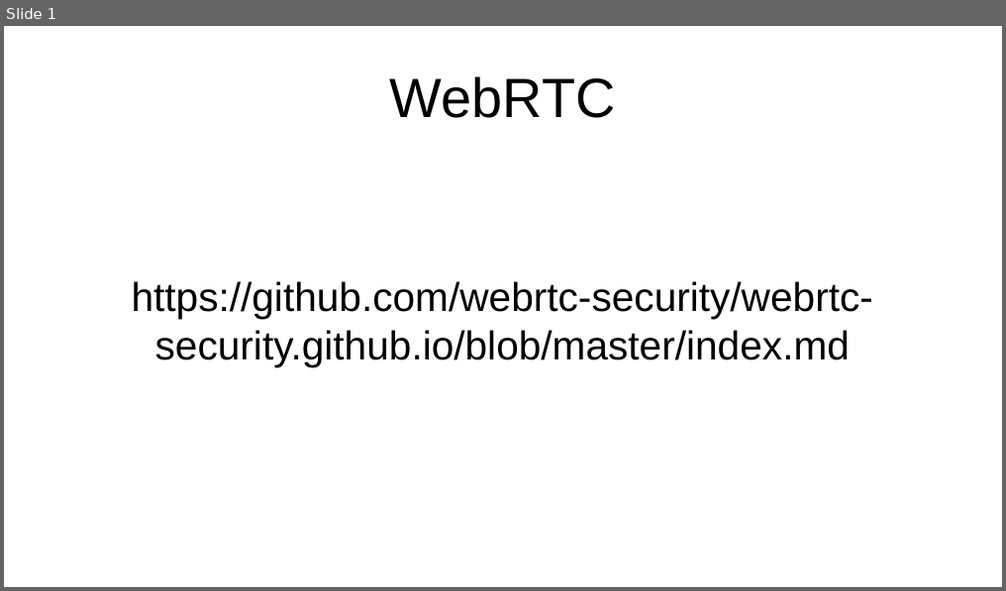
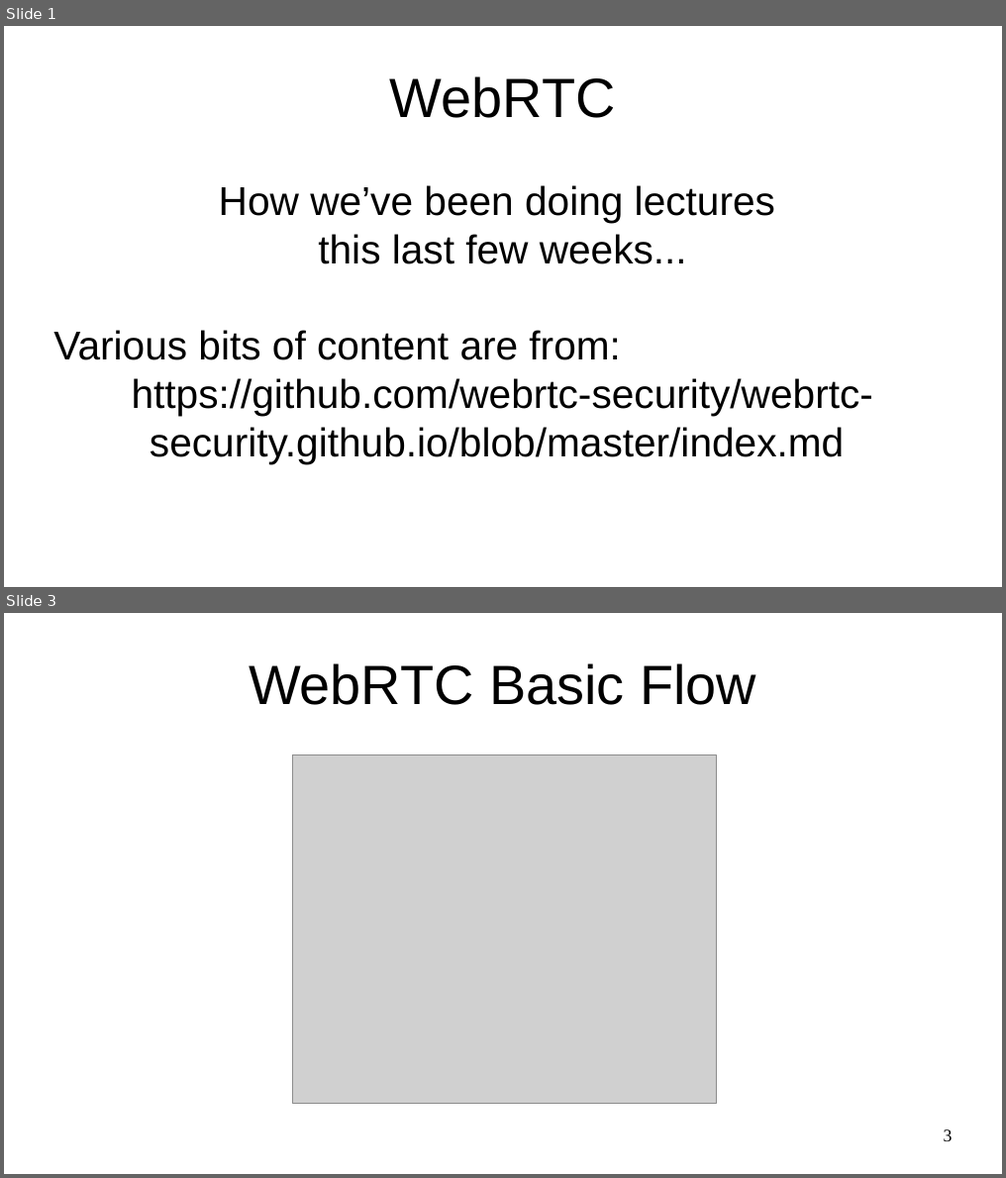
Before and after one commit to sftcd/cs7053, a slide deck: 2016lectures/12-webrtc.odp. Shown one above the other, each under a label of ours: slide 1 before the commit, slides 1 and 3 after it; the slides between them are not shown. The pictures are 1006x591 and 1006x1178 pixels, drawn with LibreOffice and Linux fonts; fonts in the diff are those of the drawing; grey boxes stand for pictures. Boxes give left, top, right and bottom in pixels: in the first picture for what was removed or moved away, otherwise in the second. Text is boxed around its words. In the diff, an @@ line names an element or a change of style, - is before the commit and + after.

```diff
--- a/2016lectures/12-webrtc.odp
+++ b/2016lectures/12-webrtc.odp
@@ slide 3 added at box(4, 613, 1002, 1174), background #FFFFFF @@
@@ title added at box(249, 663, 756, 705), 44 pt, text #000000 @@
+WebRTC Basic Flow
@@ picture added at box(293, 756, 718, 1103) @@
@@ page number added at box(944, 1130, 952, 1142), 14 pt, text #000000 @@
+3
@@ slide 1 changed as well @@
@@ subtitle at box(54, 185, 775, 361): paragraphs added @@
+How we’ve been doing lectures
+this last few weeks...
+Various bits of content are from:
```
Also in this commit, not shown: 9 other slides added, 2 other files.
